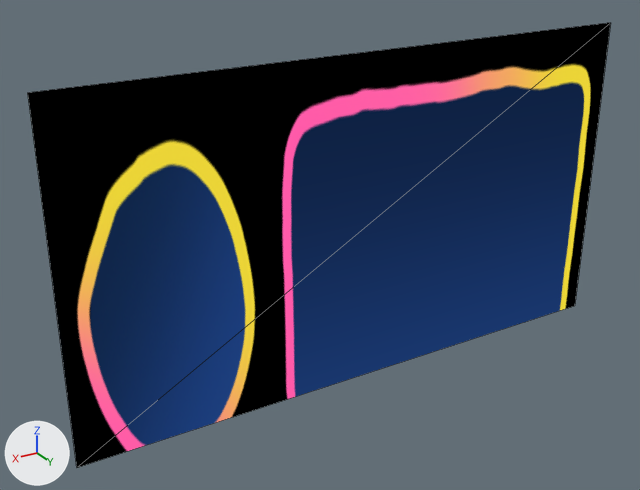
Two versions of the glTF model assets/panelinfo.glb, one commit apart.
Rendered twice from a camera (50 mm lens) standing at (-1.276, 2.352, 1.302) and looking at (-2.176, 0.852, 0.552). Every picture has the same lights, and +X, +Y and +Z are marked at lower left. Mesh edges are drawn as thin lines. Where no turn or scale is listed for an object, it has been applied to the vertices.

Names of what the first picture shows: 'panelInfo'.
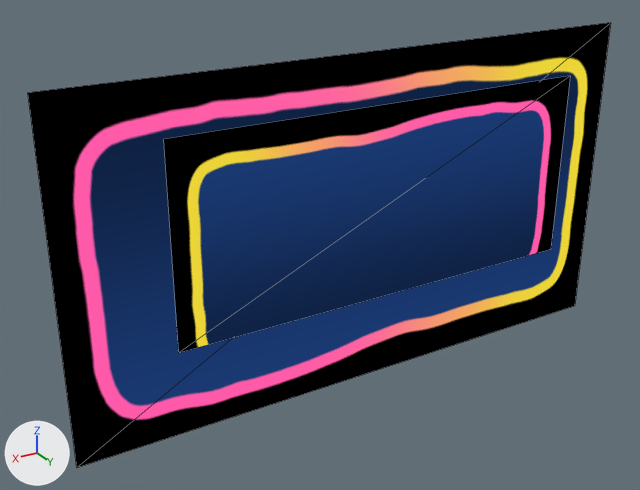
Location of each change, (x1, y1, x2, y2) in pixels of the pictures (640 x 490 px):
```json
{"object": "panelInfo", "change": "surface changed", "before": [69, 54, 594, 453], "after": [69, 54, 594, 453]}
{"object": "finished", "change": "added", "after": [164, 76, 570, 353]}
{"part": 1, "of": "me_ui", "change": "surface changed", "before": [28, 23, 611, 468], "after": [28, 23, 611, 468]}
```

The change, as JSON lines over the scene's bpy script:
```json
{"op": "set", "path": "img_ui", "old": "load_image('ui', '_unpacked/ui', 1024, 512, 'sRGB')", "new": "load_image('ui', '_unpacked/ui', 2048, 512, 'sRGB')"}
{"block": "me_ui", "where": "me_ui.from_pydata(...)  # 4 vertices, 2 faces; spans x -0.683..0.683, y 0.0, z -0.376..0.376"}
{"block": "me_ui", "where": "# used by ob_panelinfo; location = (-2.289, 0.866, 0.579)"}
{"block": "me_ui", "change": "me_ui part 1: texture (UV) coordinates of 2 of 2 faces, centred in x -0.228..0.228, y 0.0, z -0.125..0.125, changed; they spanned u 0.0..0.68, v 0.25..1.0 and now span u 0.0..0.46, v 0.01..1.0"}
{"op": "add", "block": "me_ui_003", "code": ["me_ui_003 = bpy.data.meshes.new('ui.003')", "me_ui_003.from_pydata(...)  # 4 vertices, 2 faces; spans x -0.483..0.483, y 0.079, z -0.188..0.234", "me_ui_003.materials.append(mat_ui)"]}
{"op": "add", "block": "ob_finished", "code": ["ob_finished = bpy.data.objects.new('finished', me_ui_003)", "ob_finished.location = (-2.289, 0.866, 0.632)"]}
```
